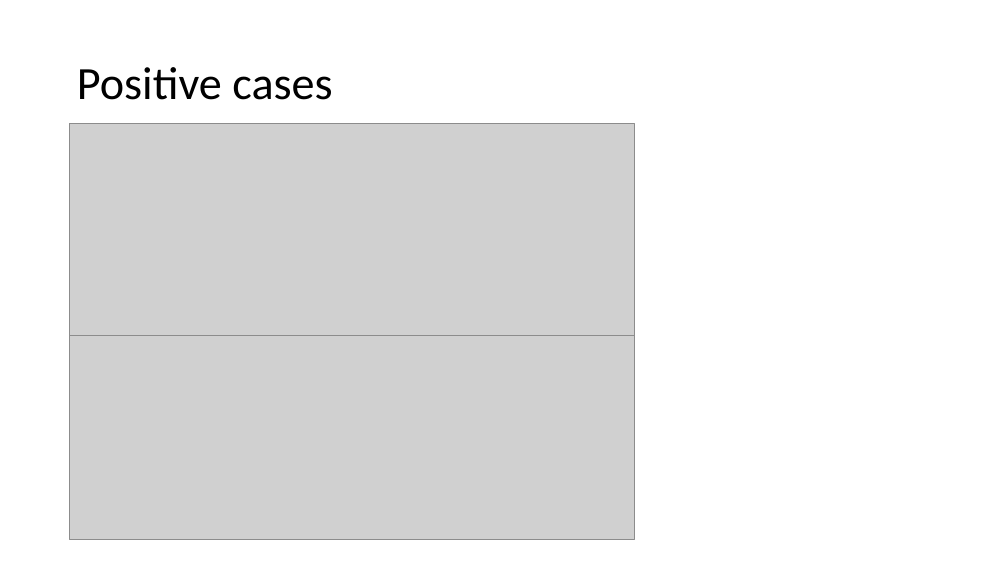
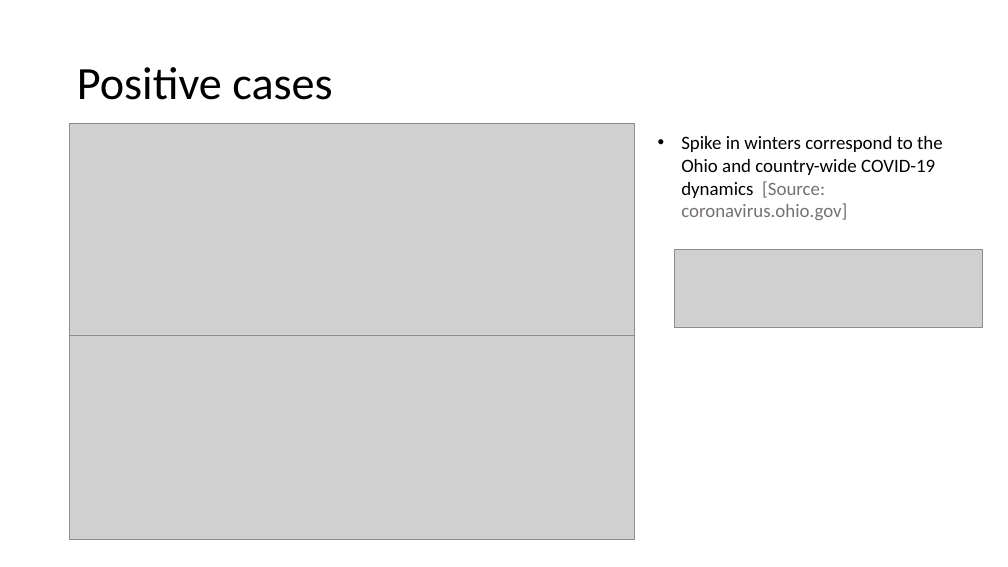
Before and after one commit to pberezina/COVID19-Wastewater-ML, a slide deck: slide 6 of slides.pptx (slide 7 before the commit). Drawn at 1008x567 pixels with LibreOffice and Linux fonts; fonts in the diff are those of the drawing; grey boxes stand for pictures. Boxes give left, top, right and bottom in pixels: in the first picture for what was removed or moved away, otherwise in the second. Text is boxed around its words. In the diff, an @@ line names an element or a change of style, - is before the commit and + after.

```diff
--- a/slides.pptx
+++ b/slides.pptx
@@ text added at (681, 136, 943, 220), 18 pt, text #000000 @@
+• Spike in winters correspond to the Ohio and country-wide COVID-19 dynamics [Source: coronavirus.ohio.gov]
@@ picture added at (675, 250, 983, 327) @@
```
Also in this commit, not shown: 3 other slides changed, 4 slides added, 2 slides removed, 4 other files.
